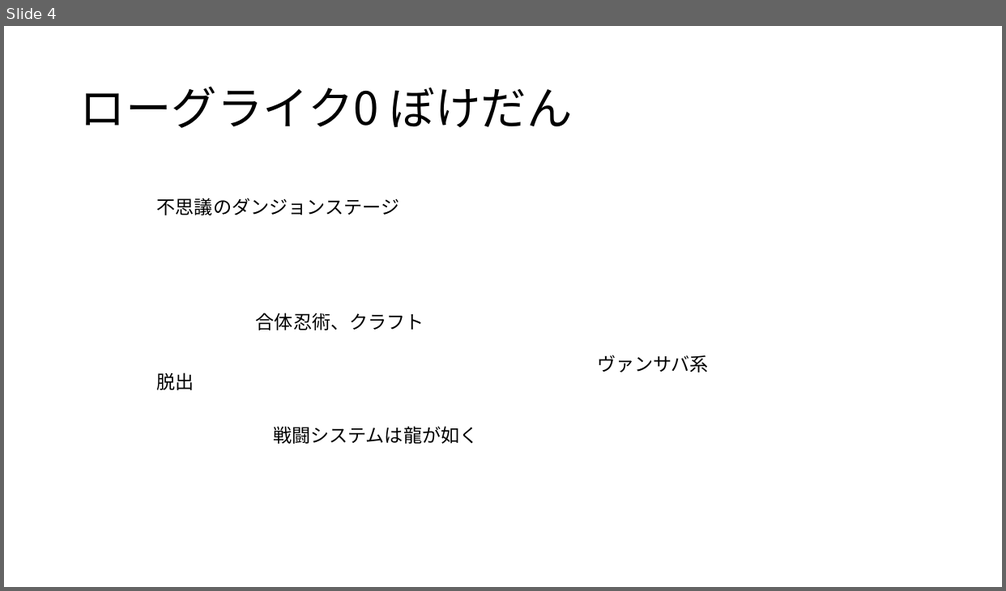
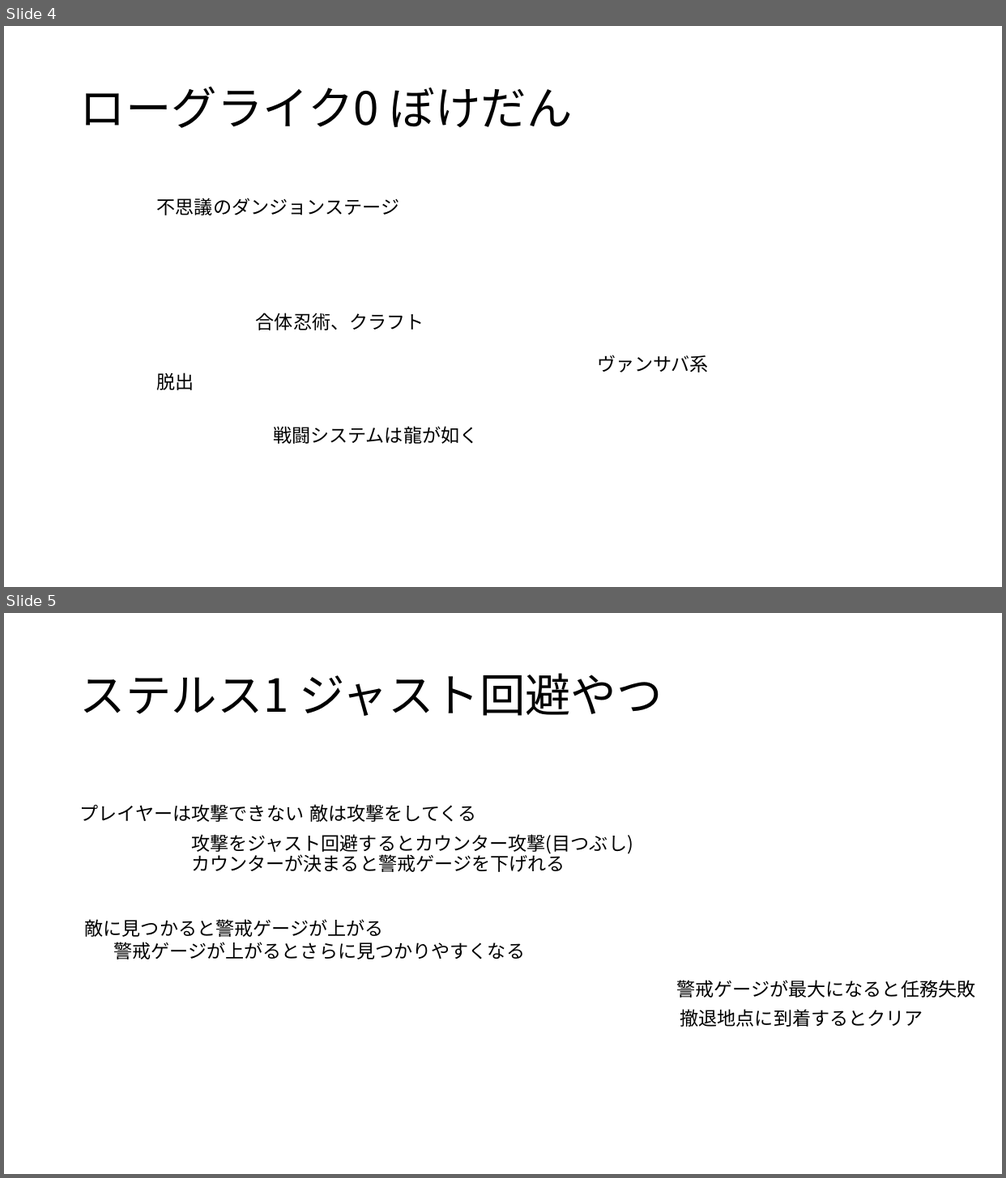
Before and after one commit to TomoyaKanazaki/TeamNinja, a slide deck: 98_plan/plan_0422.pptx. Shown one above the other, each under a label of ours: slide 4 before the commit, slides 4 and 5 after it. The pictures are 1006x591 and 1006x1178 pixels, drawn with LibreOffice and Linux fonts; fonts in the diff are those of the drawing. Boxes give left, top, right and bottom in pixels: in the first picture for what was removed or moved away, otherwise in the second. Text is boxed around its words. In the diff, an @@ line names an element or a change of style, - is before the commit and + after.

Commit message:
plan_0422を更新

```diff
--- a/98_plan/plan_0422.pptx
+++ b/98_plan/plan_0422.pptx
@@ slide 5 added at (x1=4, y1=613, x2=1002, y2=1174), background #FFFFFF @@
@@ title added at (x1=80, y1=673, x2=663, y2=716), 44 pt, text #000000 @@
+ステルス1 ジャスト回避やつ
@@ text added at (x1=80, y1=804, x2=304, y2=822), 18 pt, text #000000 @@
+プレイヤーは攻撃できない
@@ text added at (x1=309, y1=804, x2=476, y2=822), 18 pt, text #000000 @@
+敵は攻撃をしてくる
@@ text added at (x1=191, y1=834, x2=633, y2=855), 18 pt, text #000000 @@
+攻撃をジャスト回避するとカウンター攻撃(目つぶし)
@@ text added at (x1=191, y1=852, x2=565, y2=872), 18 pt, text #000000 @@
+カウンターが決まると警戒ゲージを下げれる
@@ text added at (x1=85, y1=919, x2=384, y2=937), 18 pt, text #000000 @@
+敵に見つかると警戒ゲージが上がる
@@ text added at (x1=113, y1=942, x2=525, y2=960), 18 pt, text #000000 @@
+警戒ゲージが上がるとさらに見つかりやすくなる
@@ text added at (x1=676, y1=980, x2=975, y2=998), 18 pt, text #000000 @@
+警戒ゲージが最大になると任務失敗
@@ text added at (x1=680, y1=1009, x2=923, y2=1027), 18 pt, text #000000 @@
+撤退地点に到着するとクリア
```
